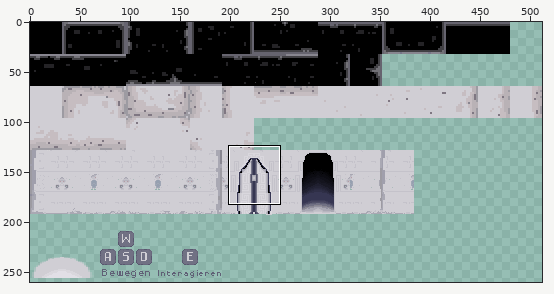
One commit to this sprite sheet: core/assets/finalTileset.png. Above, an overview of the earlier version with the close-up marked.
Close-up. Old version:
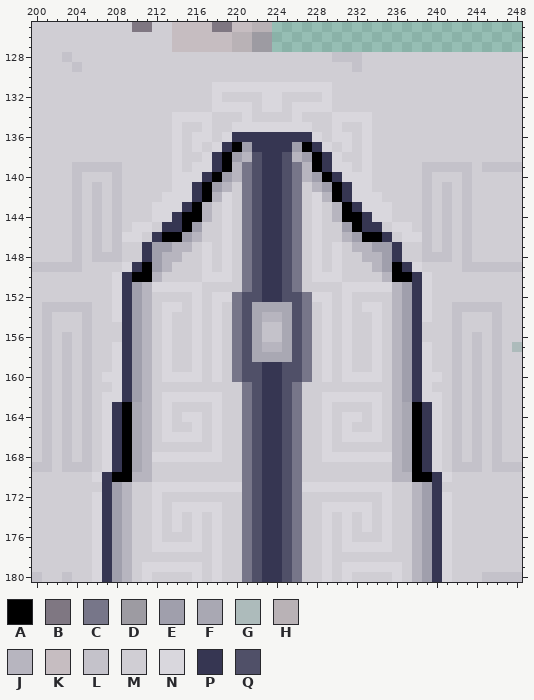
The file is 512x512 pixels. Pixels under 10% opacity are left out. Colours within 5 levels of each other are drawn and written as one. Shown: x 200..248, y 125..180. The wide view leaves out empty margins. The commit also changed other parts of the picture, which this record leaves out.
Palette (. is transparent): A #000000  B #7f7782  C #777689  D #9d9ba2  E #a09fac  F #a9a8b3  G #adbbbb  H #b9b2b6  J #b7b5bf  K #c6bdc1  L #c4c2ca  M #d0ced4  N #d9d7dd  P #363652  Q #505068
Pixels before (only the part around the change), first column x 203:
125 MMMMMMMBBMMKKKKBBKKHH.........................
126 MMMMMMMMMMMKKKKKKHHDD.........................
127 MMMMMMMMMMMKKKKKKHHDD.........................
128 LMMMMMMMMMMMMMMMMMMMMMMMMMMLLLMMMMMMMMMMMMMMMM
129 MLMMMMMMMMMMMMMMMMMMMMMMMMMMMLMMMMMMMMMMMMMMMM
130 MMMMMMMMMMMMMMMMMMMMMMMMMMMMMMMMMMMMMMMMMMMMMM
131 MMMMMMMMMMMMMMMNNNNNNNNNNNNMMMMMMMMMMMMMMMMMMM
132 MMMMMMMMMMMMMMMNMMMMNNMMMMNMMMMMMMMMMMMMMMMMMM
133 MMMMMMMMMMMMMMMNNNNMNNMNNNNMMMMMMMMMMMMMMMMMMM
134 MMMMMMMMMMMNNNNMMMNMMMMNMMMNNNNMMMMMMMMMMMMMMM
135 MMMMMMMMMMMNMMNMMNNNNNNNNMMNMMNMMMMMMMMMMMMMMM
136 MMMMMMMMMMMNMNNMNPPPPPPPPNMNNMNMMMMMMMMMMMMMMM
137 MMMMMMMMMMMNMNMNPAEPPPPEAPNMNMNMMMMMMMMMMMMMMM
138 MMMMMMMMMMMNMMNPAEJQPPQJEAPNMMNMMMMMMMMMMMMMMM
139 MLLLLLMMMMMNMNNPAJCQPPQCJAPNNMNMMMMMLLLLLMLLLL
140 MLMMMLMMMMMNNNPAEJCQPPQCJEAPNNNMMMMMLMMMLMMMMM
141 MLMLMLMMMMMNNPAEJMCQPPQCMJEAPNNMMMMMLMLMLMMMMM
142 MLMLMLMMMMNNNPAJNMCQPPQCMNJAPNNNMMMMLMLMLMMMMM
143 MLMLMLMMMNNNPAJMNMCQPPQCMNMJAPNNNMMMLMLMLMMMMM
144 MLMLMLMMMNNPAAJMNMCQPPQCMNMJAAPNNMMMLMLMLMMMMM
145 MLMLMLMNNMPPAEMMNMCQPPQCMNMMEAPPMNNMLMLMLMMMMM
146 MLMLMLNNMPAAEJMMNMCQPPQCMNMMJEAAPMNNLMLMLMMMMM
147 MLMLMLMMPEEJJMNMNMCQPPQCMNMNMJJEEPMMLMLMLMMMMM
148 MLMLLLMMPEJJMMNMNMCQPPQCMNMNMMJJEPMMLLLMLMMMMM
149 LLMMMMNPAEJMMMNMNMCQPPQCMNMNMMMJEAPNMMMMLLLLLL
150 MMMMMNPAAJMMMMNNNMCQPPQCMNNNMMMMJAAPNMMMMMMMMM
151 MMMMMNPEJNNNNNMMMMCQPPQCMMMMNNNNNJEPNMMMMMMMMM
152 MMMMMNPEJMMMMNMNNCQQPPQQCNNMNMMMMJEPNMMMMMMMMM
153 LLLMMNPEJMNNMNMNMCQFFFFQCMNMNMNNMJEPNMMLLLLLMM
154 MMLMMNPEJMNMMNMNMCQFJJFQCMNMNMMNMJEPNMMLMMMLMM
155 MMLMMMPEJMNMMNMNMCQFLLFQCMNMNMMNMJEPMMMLMMMLMM
156 LMLMMMPEJMNMMNMNMCQFLLFQCMNMNMMNMJEPMMMLMLMLMM
157 LMLMMNPEJMNMMNMNMCQFJJFQCMNMNMMNMJEPNMMLMLMLMG
158 LMLMMNPEJMNMMNMNMCQFFFFQCMNMNMMNMJEPNMMLMLMLMM
159 LMLMMNPEJMNMMNMNMCQQPPQQCMNMNMMNMJEPNMMLMLMLMM
160 LMLMNNPEJMNNNNMNMCQQPPQQCMNMNNNNMJEPNNMLMLMLMM
161 LMLMMNPEJMMMMMMMMMCQPPQCMMMMMMMMMJEPNMMLMLMLMM
162 LMLMNNPEJMNNNNNNMMCQPPQCMMNNNNNNMJEPNNMLMLMLMM
163 LMLMNPAFJMNMMMMNMMCQPPQCMMNMMMMNMJFAPNMLMLMLMM
164 LMLMNPAFJMNMNNMNMMCQPPQCMMNMNNMNMJFAPNMLMLMLMM
165 LMLMNPAFJMNMMNMNMMCQPPQCMMNMNMMNMJFAPNMLMLMLMM
166 LMLMNPAFJMNNNNMNMMCQPPQCMMNMNNNNMJFAPNMLMLMLMM
167 LMLMNPAFJMMMMMMNMMCQPPQCMMNMMMMMMJFAPNMLMLMLMM
168 LMLMNPAFJNNNNNNNMMCQPPQCMMNNNNNNNJFAPNMLMLMLMM
169 LLLMNPAFJMMMMMMMMMCQPPQCMMMMMMMMMJFAPNMLLLMLLL
170 MMMNPAAJJMMMMMMMMMCQPPQCMMMMMMMMMJJAAPNMMMMMMM
171 MMMMPEJMMNNNNNNNNNCQPPQCNNNNNNNNNMMJEPMMMMMMMM
172 MMMNPEJMMNMMMMMMMMCQPPQCMMMMMMMMNMMJEPNMMMMMMM
173 MMMNPEJMMNMNNNNNMMCQPPQCMMNNNNNMNMMJEPNMMMMMMM
174 MMMNPEJMMNMNMNMNMMCQPPQCMMNMNMNMNMMJEPNMMMMMMM
175 MMMNPEJMMNMNMNMNMMCQPPQCMMNMNMNMNMMJEPNMMMMMMM
176 MMMNPEJMMNMMMNMNMMCQPPQCMMNMNMMMNMMJEPNMMMMMMM
177 MMMNPEJMMNNNNNMNMMCQPPQCMMNMNNNNNMMJEPNMMMMMMM
178 MMMNPEJMMMMMMMMNMMCQPPQCMMNMMMMMMMMJEPNMMMMMMM
179 MMMNPEJMNNNNNNMNMMCQPPQCMMNMNNNNNNMJEPNMMMMMMM
180 LMMNPEJMNMMMMNMNMMCQPPQCMMNMNMMMMNMJEPNMMMLLLL
After:
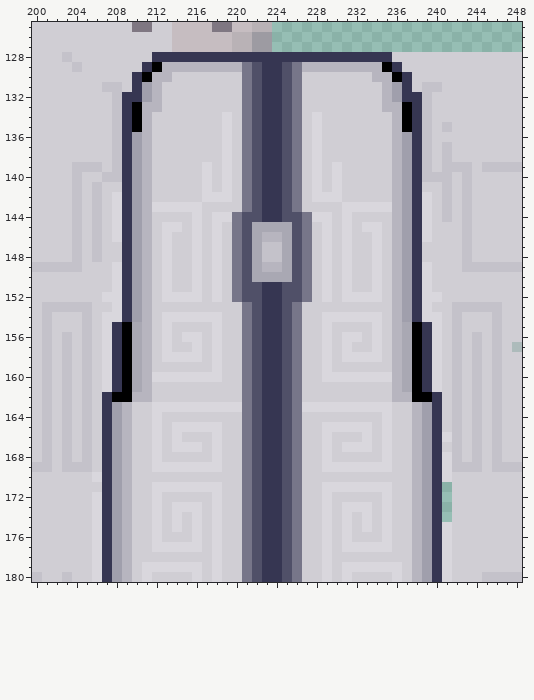
Change:
y 128: x 212..235 MMMMMMMMMMMMMMMMMMLLLMMM -> PPPPPPPPPPPPPPPPPPPPPPPP
y 129: x 211..236 MMMMMMMMMMMMMMMMMMMMMLMMMM -> PAJJJJJJJJCQPPQCJJJJJJJJAP
y 130: x 210..213 MMMM -> PAJJ; x 221..226 MMMMMM -> CQPPQC; x 234..237 MMMM -> JJAP
y 131: x 207..208 MM -> LL; x 210..212 MMM -> PEJ; x 218..229 NNNNNNNNNNNN -> MMMCQPPQCMMM; x 235..237 MMM -> JEP; x 239..240 MM -> LL
y 132: x 208..212 MMMMM -> LPPEJ; x 218 N -> M; x 221..226 MMNNMM -> CQPPQC; x 229 N -> M; x 235..239 MMMMM -> JEPPL
y 133: x 208..212 MMMMM -> LPAJJ; x 218..229 NNNNMNNMNNNN -> MMMCQPPQCMMM; x 235..239 MMMMM -> JJAPL
y 134: x 208..211 MMMM -> LPAJ; x 214..217 NNNN -> MMMM; x 219 M -> N; x 221..226 NMMMMN -> CQPPQC; x 228 M -> N; x 230..233 NNNN -> MMMM; x 236..239 MMMM -> JAPL
y 135: x 208..211 MMMM -> LPAJ; x 214 N -> M; x 217 N -> M; x 219..228 MNNNNNNNNM -> NMCQPPQCMN; x 230 N -> M; x 233 N -> M; x 236..239 MMMM -> JAPL; x 241 M -> L
y 136: x 208..211 MMMM -> LPEJ; x 214 N -> M; x 216..217 NN -> MM; x 220..222 PPP -> MCQ; x 225..227 PPP -> QCM; x 230..231 NN -> MM; x 233 N -> M; x 236..239 MMMM -> JEPL
y 137: x 208..211 MMMM -> LPEJ; x 214 N -> M; x 216 N -> M; x 218..222 NPAEP -> MNMCQ; x 225..229 PEAPN -> QCMNM; x 231 N -> M; x 233 N -> M; x 236..239 MMMM -> JEPL; x 241 M -> L
y 138: x 208..211 MMMM -> LPEJ; x 214 N -> M; x 217..221 NPAEJ -> MMNMC; x 226..230 JEAPN -> CMNMM; x 233 N -> M; x 236..239 MMMM -> JEPL; x 241 M -> L
y 139: x 207 L -> M; x 209..211 MMM -> PEJ; x 214 N -> M; x 216 N -> M; x 218..220 PAJ -> MNM; x 227..229 JAP -> MNM; x 231 N -> M; x 233 N -> M; x 236..238 MMM -> JEP; x 240 L -> M
y 140: x 207 M -> L; x 209..211 MMM -> PEJ; x 214..220 NNNPAEJ -> MMMNMNM; x 227..233 JEAPNNN -> MNMNMMM; x 236..238 MMM -> JEP; x 240..241 MM -> LL
y 141: x 208..211 LMMM -> MPEJ; x 214..219 NNPAEJ -> MMMNMN; x 228..233 JEAPNN -> NMNMMM; x 236..239 MMML -> JEPM
y 142: x 208..211 LMMM -> NPEJ; x 213..218 NNNPAJ -> MMMMNN; x 229..234 JAPNNN -> NNMMMM; x 236..239 MMML -> JEPN
y 143: x 208..211 LMMM -> NPEJ; x 215..217 PAJ -> NNM; x 219 N -> M; x 228 N -> M; x 230..232 JAP -> MNN; x 236..239 MMML -> JEPN
y 144: x 208..218 LMMMNNPAAJM -> NPEJMMMMNMN; x 220..221 MC -> CQ; x 226..227 CM -> QC; x 229..239 MJAAPNNMMML -> NMNMMMMJEPN
y 145: x 208..211 LMNN -> NPEJ; x 213..216 PPAE -> NNMN; x 218..229 MNMCQPPQCMNM -> NMCQFFFFQCMN; x 231..234 EAPP -> NMNN; x 236..239 NNML -> JEPN; x 241 L -> M
y 146: x 208..216 LNNMPAAEJ -> NPEJMNMMN; x 218..229 MNMCQPPQCMNM -> NMCQFJJFQCMN; x 231..239 JEAAPMNNL -> NMMNMJEPN; x 241 L -> M
y 147: x 208..239 LMMPEEJJMNMNMCQPPQCMNMNMJJEEPMML -> MPEJMNMMNMNMCQFLLFQCMNMNMMNMJEPM; x 241 L -> M
y 148: x 207..214 LLMMPEJJ -> MMPEJMNM; x 216..231 MNMNMCQPPQCMNMNM -> NMNMCQFLLFQCMNMN; x 233..241 JJEPMMLLL -> MNMJEPMMM
y 149: x 208..213 MNPAEJ -> NPEJMN; x 216..231 MNMNMCQPPQCMNMNM -> NMNMCQFJJFQCMNMN; x 234..239 JEAPNM -> NMJEPN
y 150: x 210..213 AAJM -> EJMN; x 216..217 MN -> NM; x 219..228 NMCQPPQCMN -> MCQFFFFQCM; x 230..231 NM -> MN; x 234..237 MJAA -> NMJE
y 151: x 212 N -> M; x 214..215 NN -> MM; x 218 M -> N; x 220..221 MC -> CQ; x 226..227 CM -> QC; x 229 M -> N; x 232..233 NN -> MM; x 235 N -> M
y 152: x 207 M -> N; x 213..215 MMM -> NNN; x 219 N -> M; x 228 N -> M; x 232..234 MMM -> NNN; x 240 M -> N
y 153: x 213..214 NN -> MM; x 216 N -> M; x 218 N -> M; x 220..227 CQFFFFQC -> MCQPPQCM; x 229 N -> M; x 231 N -> M; x 233..234 NN -> MM
y 154: x 207 M -> N; x 214..215 MM -> NN; x 217 M -> N; x 220..227 CQFJJFQC -> MCQPPQCM; x 230 M -> N; x 232..233 MM -> NN; x 240 M -> N
y 155: x 207..210 MMPE -> NPAF; x 216 N -> M; x 220..227 CQFLLFQC -> MCQPPQCM; x 231 N -> M; x 237..240 EPMM -> FAPN
y 156: x 207..210 MMPE -> NPAF; x 215 M -> N; x 220..227 CQFLLFQC -> MCQPPQCM; x 232 M -> N; x 237..240 EPMM -> FAPN
y 157: x 207..210 MNPE -> NPAF; x 220..227 CQFJJFQC -> MCQPPQCM; x 237..240 EPNM -> FAPN
y 158: x 207..210 MNPE -> NPAF; x 214..215 MM -> NN; x 220..227 CQFFFFQC -> MCQPPQCM; x 232..233 MM -> NN; x 237..240 EPNM -> FAPN
y 159: x 207..210 MNPE -> NPAF; x 213 N -> M; x 216 N -> M; x 220..221 CQ -> MC; x 226..227 QC -> CM; x 231 N -> M; x 234 N -> M; x 237..240 EPNM -> FAPN
y 160: x 208..210 NPE -> PAF; x 212 M -> N; x 217 M -> N; x 220..221 CQ -> MC; x 226..227 QC -> CM; x 230 M -> N; x 235 M -> N; x 237..239 EPN -> FAP
y 161: x 207..210 MNPE -> NPAF; x 237..240 EPNM -> FAPN
y 162: x 207..210 NNPE -> PAAJ; x 213..218 NNNNNN -> MMMMMM; x 229..234 NNNNNN -> MMMMMM; x 237..240 EPNN -> JAAP
y 163: x 207..212 NPAFJM -> PEJMMN; x 214..217 MMMM -> NNNN; x 219..220 MM -> NN; x 227..228 MM -> NN; x 230..233 MMMM -> NNNN; x 235..240 MJFAPN -> NMMJEP
y 164: x 207..213 NPAFJMN -> PEJMMNM; x 215..216 NN -> MM; x 218 N -> M; x 229 N -> M; x 231..232 NN -> MM; x 234..240 NMJFAPN -> MNMMJEP
y 165: x 207..215 NPAFJMNMM -> PEJMMNMNN; x 217 M -> N; x 230 M -> N; x 232..240 MMNMJFAPN -> NNMNMMJEP
y 166: x 207..213 NPAFJMN -> PEJMMNM; x 215..216 NN -> MM; x 231..232 NN -> MM; x 234..241 NMJFAPNM -> MNMMJEPN
y 167: x 207..212 NPAFJM -> PEJMMN; x 214..216 MMM -> NNN; x 231..233 MMM -> NNN; x 235..240 MJFAPN -> NMMJEP
y 168: x 207..211 NPAFJ -> PEJMM; x 213..217 NNNNN -> MMMMM; x 230..234 NNNNN -> MMMMM; x 236..241 JFAPNM -> MMJEPN
y 169: x 207..218 NPAFJMMMMMMM -> PEJMMNNNNNNN; x 229..241 MMMMMMMJFAPNM -> NNNNNNNMMJEPN
y 170: x 208..211 AAJJ -> EJMM; x 236..239 JJAA -> MMJE
y 171: x 219..220 NN -> MM; x 227..228 NN -> MM; x 241 M -> .
y 172: x 218 M -> N; x 229 M -> N; x 241 N -> .
y 173: x 217 N -> M; x 230 N -> M; x 241 N -> .
y 174: x 241 N -> .
Boxes around the changes in both close-ups, in picture pixels (x1, y1, x2, y2):
changed: (102, 52, 452, 522)
